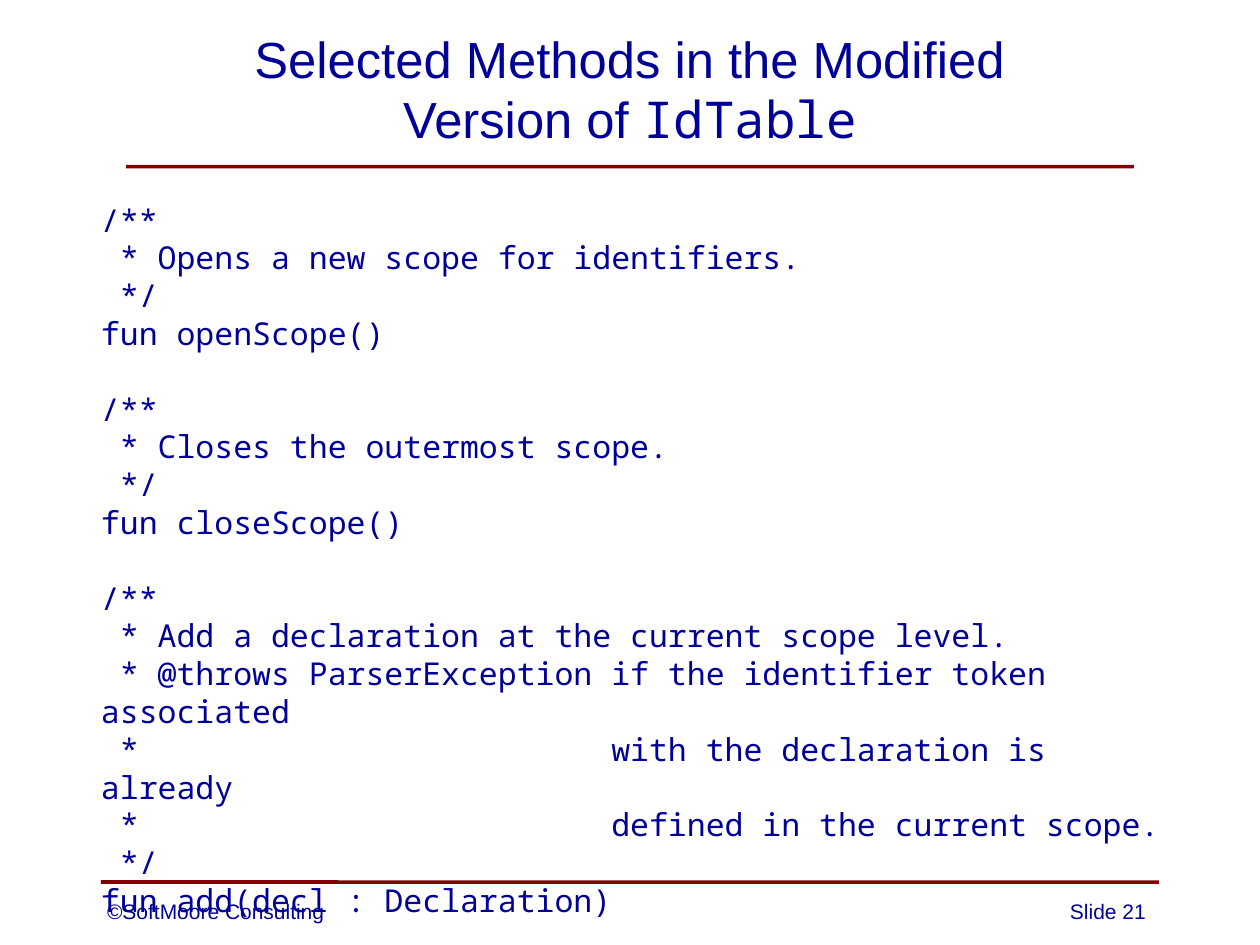
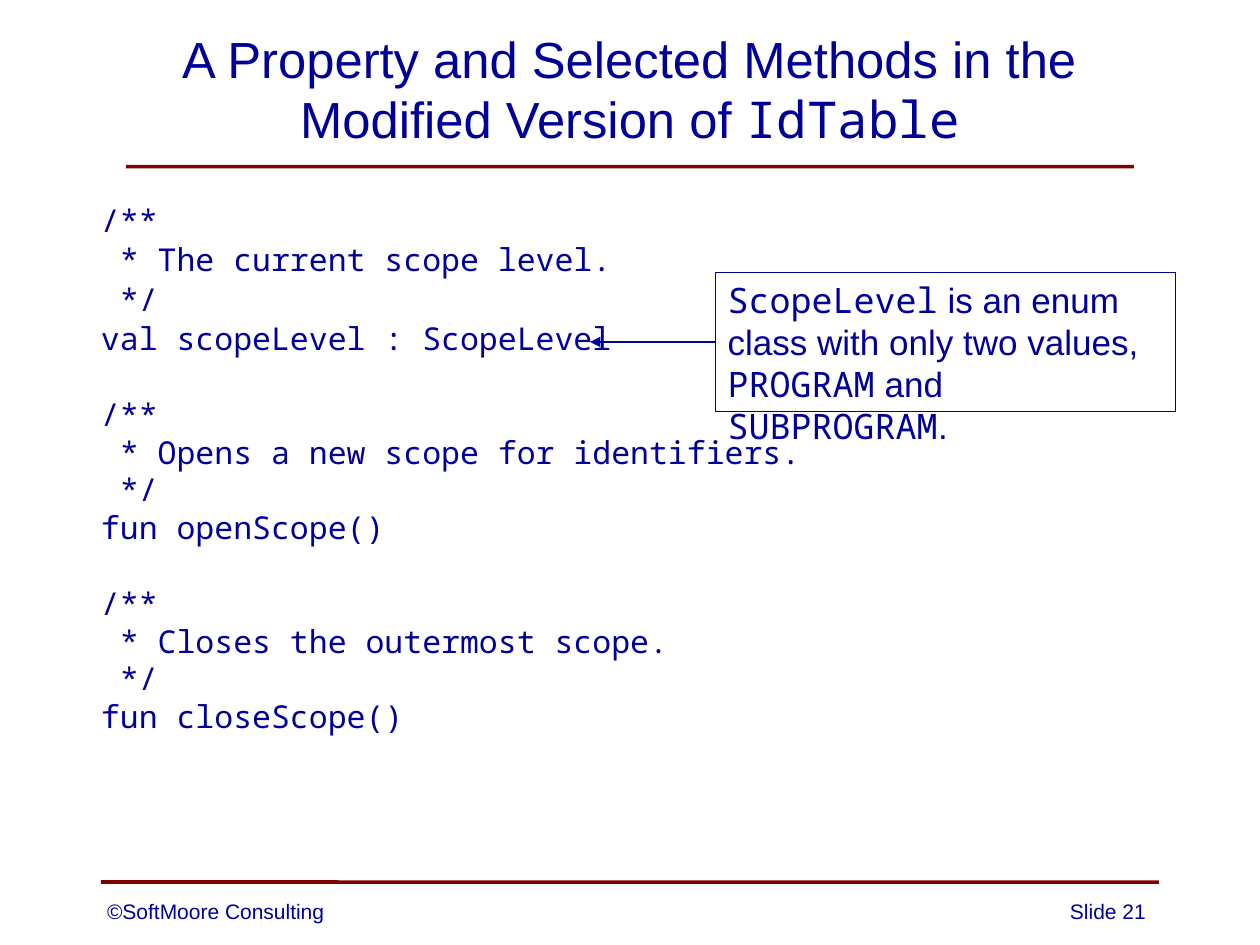
Before and after one commit to SoftMoore/CPRL-Kt, a slide deck: slide 21 of PowerPoint Slides/08 - Abstract Syntax Trees.pptx. Drawn at 1260x945 pixels with LibreOffice and Linux fonts; fonts in the diff are those of the drawing. Boxes give left, top, right and bottom in pixels: in the first picture for what was removed or moved away, otherwise in the second. Text is boxed around its words. In the diff, an @@ line names an element or a change of style, - is before the commit and + after.

```diff
--- a/PowerPoint Slides/08 - Abstract Syntax Trees.pptx
+++ b/PowerPoint Slides/08 - Abstract Syntax Trees.pptx
@@ title at bbox=[182, 41, 1076, 139]: text changed @@
-Selected Methods in the Modified
-Version of IdTable
+A Property and Selected Methods in the
+Modified Version of IdTable
@@ text at bbox=[101, 247, 611, 358]: paragraphs added @@
+/**
+* The current scope level.
+*/
+val scopeLevel : ScopeLevel
@@ rectangle added at bbox=[716, 272, 1177, 412], outline #000099 0.75 pt, 20 pt, text #000099 @@
+ScopeLevel is an enum
+class with only two values,
+PROGRAM and SUBPROGRAM.
@@ elbow arrow added from (716, 341) to (590, 341), #000099 0.75 pt @@
@@ text at bbox=[101, 623, 1159, 844]: paragraphs removed @@
-/**
-* Add a declaration at the current scope level.
-* @throws ParserException if the identifier token associated
-* with the declaration is already
-* defined in the current scope.
-*/
-fun add(decl : Declaration)
```
Also in this commit, not shown: 8 other slides changed, 3 other files.
